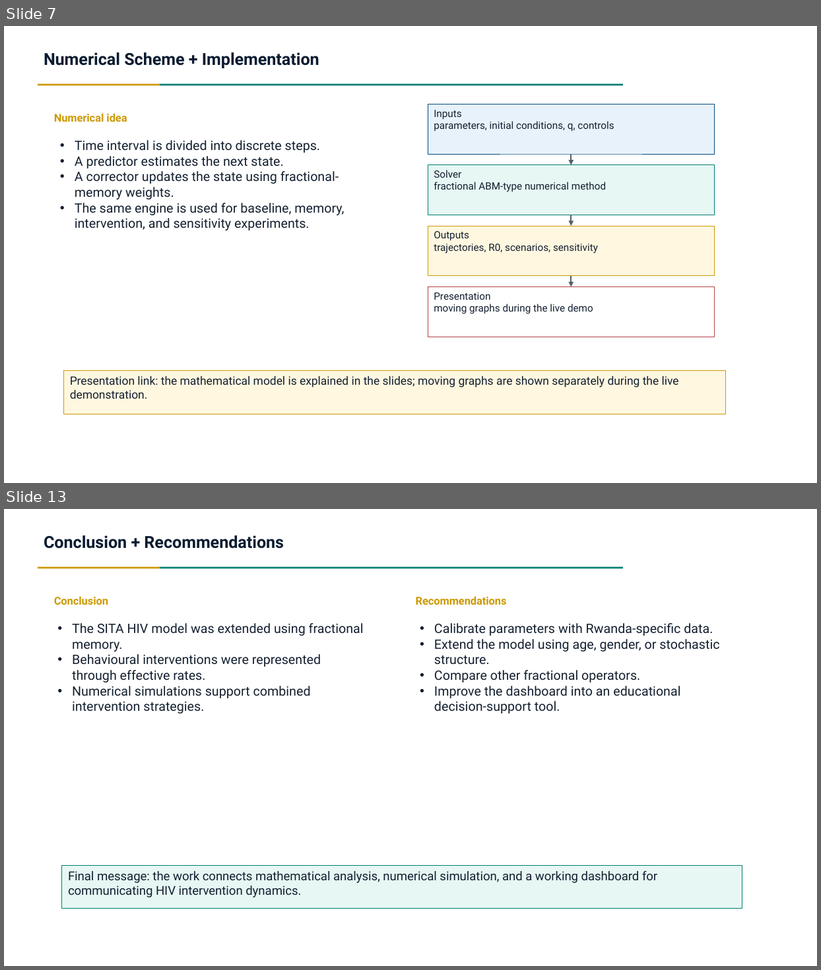
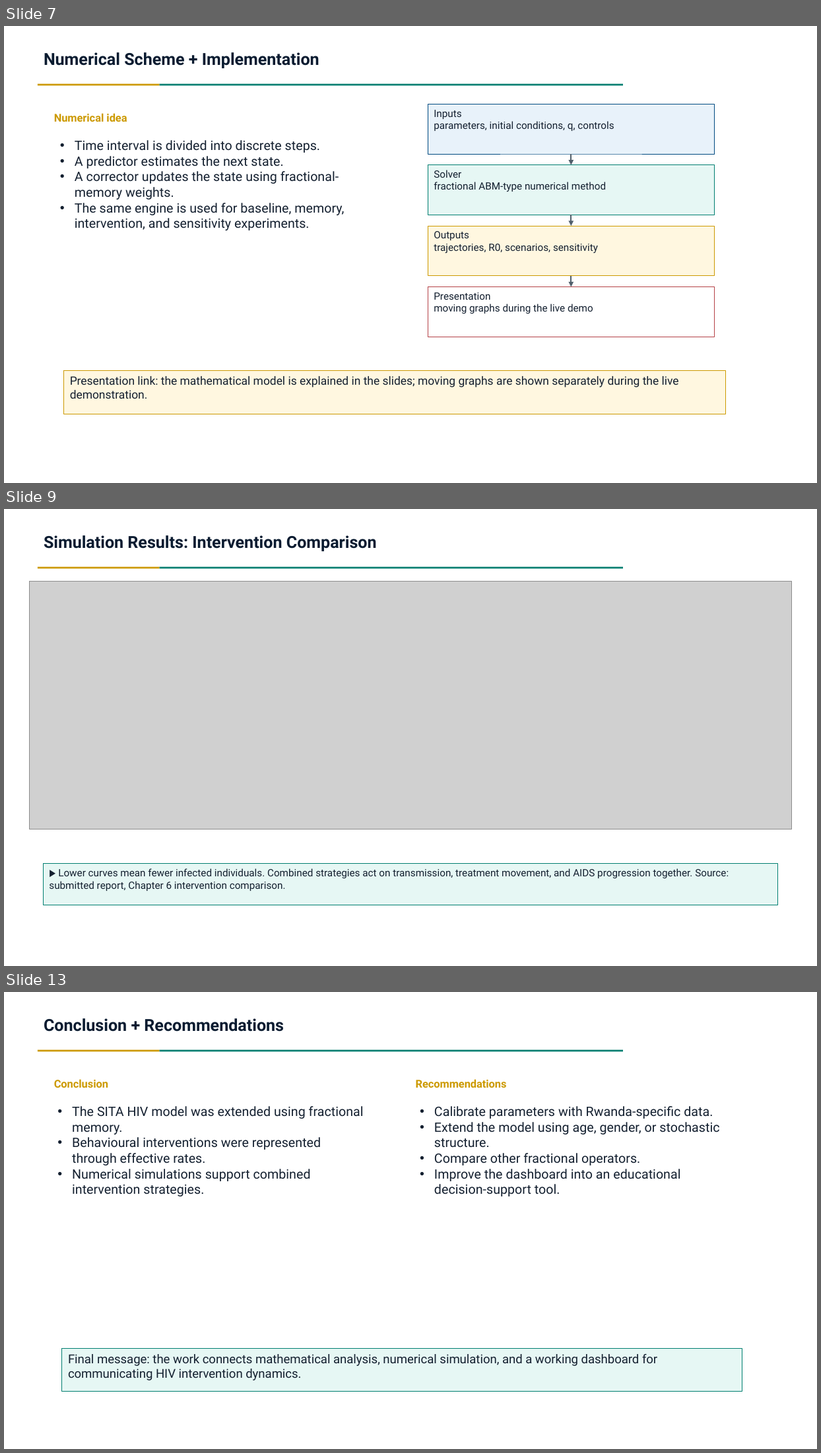
Before and after one commit to Lambert-01/HIV-MODEL, a slide deck: presentation/FracHIV_SITA_Presentation.pptx. Shown one above the other, each under a label of ours: slides 7 and 13 before the commit, slides 7, 9 and 13 after it; the slides between them are not shown. The pictures are 821x970 and 821x1453 pixels, drawn with LibreOffice and Linux fonts; fonts in the diff are those of the drawing; grey boxes stand for pictures. Boxes give left, top, right and bottom in pixels: in the first picture for what was removed or moved away, otherwise in the second. Text is boxed around its words. In the diff, an @@ line names an element or a change of style, - is before the commit and + after.

```diff
--- a/presentation/FracHIV_SITA_Presentation.pptx
+++ b/presentation/FracHIV_SITA_Presentation.pptx
@@ slide 9 added at bbox=[4, 509, 817, 966], background #FFFFFF @@
@@ text added at bbox=[44, 535, 377, 551], 19.6 pt, text #0A1B30, bold @@
+Simulation Results: Intervention Comparison
@@ rectangle added at bbox=[38, 567, 160, 569], fill #CC9900 @@
@@ rectangle added at bbox=[160, 567, 623, 569], fill #007E70 @@
@@ picture added at bbox=[30, 581, 792, 830] @@
@@ rectangle added at bbox=[43, 864, 778, 906], fill #E6F7F4, outline #007E70 0.75 pt, 11.9 pt, text #142030 @@
+▶ Lower curves mean fewer infected individuals. Combined strategies act on transmission, treatment movement, and AIDS progression together. Source: submitted report, Chapter 6 intervention comparison.
```
Also in this commit, not shown: 4 slides changed, 1 other slide added, 2 slides removed, 9 other files.
